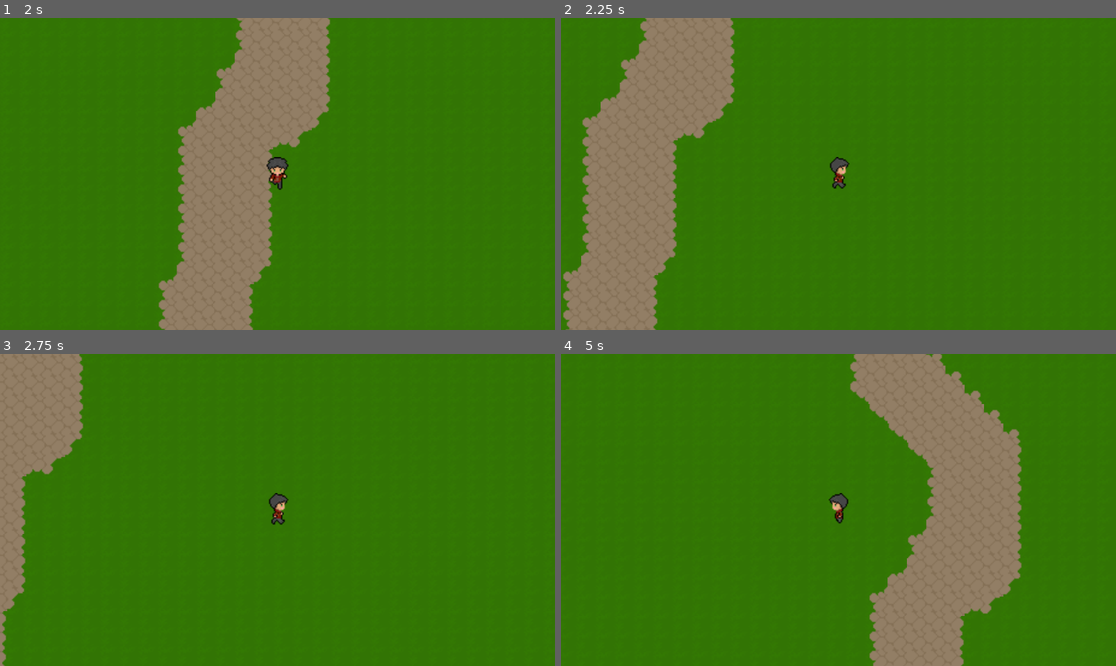
Above: before the commit, frames 1-4 (two rows, left to right).
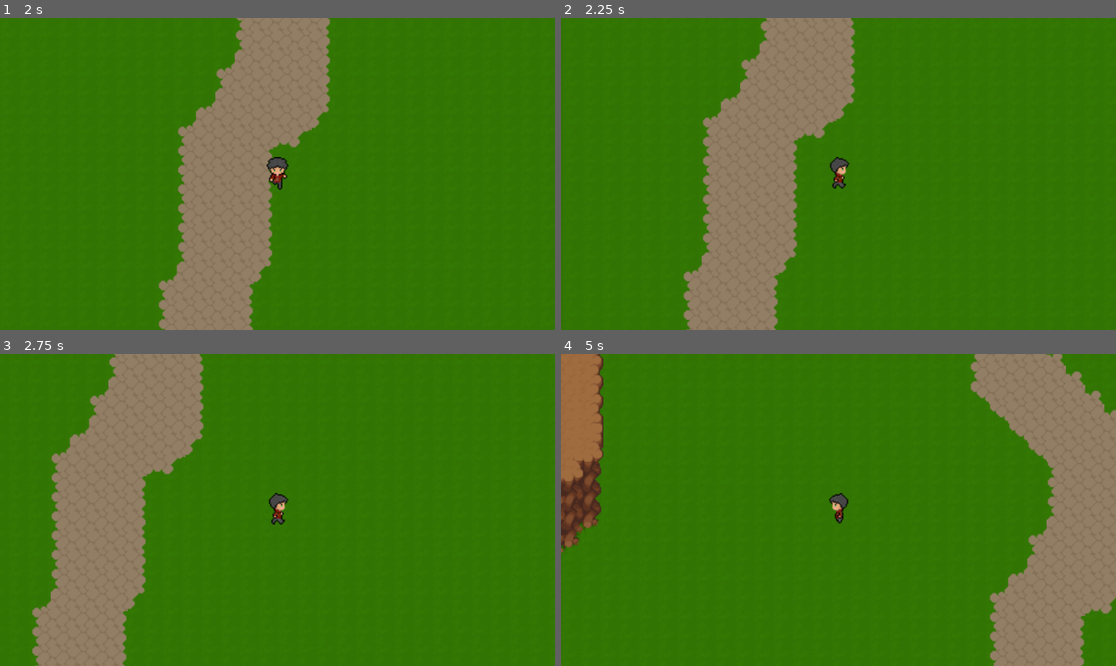
Above: after the commit, the same moments.

Repository: whizary/Pizza-Delivery
Game: Godot game, scene res://main.tscn
Two runs of this game, one before a commit and one after it. Both use one fixed random seed, a clock stepped at 60 frames per second and the inputs below.
Inputs:
- Up to frame 1 (2 s): tap Enter at 0.5 s; hold D (move_right) 0.53-1.28 s; tap Q (KEY_Q) at 0.6 s; hold S (move_down) from 1.28 s (still down); tap Shift at 1.35 s
- Up to frame 2 (2.25 s): release S (move_down) at 2.03 s; hold D (move_right) from 2.03 s (still down); tap Q (KEY_Q) at 2.1 s
- Up to frame 3 (2.75 s): keep holding D (move_right)
- Up to frame 4 (5 s): release D (move_right) at 2.78 s; hold W (move_up) 2.78-3.53 s; tap Shift at 2.85, 4.35 s; hold A (move_left) from 3.53 s (still down); tap Q (KEY_Q) at 3.6 s

Frame 1 is identical in both runs. In frame 2, 35% of the frame differs, in the area x 0-53%, y 0-100%; in frame 3, 25%; in frame 4, 39%, in the area x 0-100%, y 0-100%.

Commit message:
Update movement.gd
Dodge fix och dodge cooldown och sortering av variabler, movement och dodge mechanics

Diff:
--- a/movement.gd
+++ b/movement.gd
@@ -4,32 +4,54 @@
 
 var walk_speed = 150
 var gravity = 0
+var dodgeCD = 2
+var dodgeBool = true
+
+func _process(delta):
+	dodgeCD -= delta
+	if dodgeCD <=0 && dodgeBool == false:
+		dodgeBool = true
 
 func get_input():
 	velocity.x = 0
+	velocity.y = 0
+
+	#VARIABLES
 	var right = Input.is_action_pressed('move_right')
 	var left = Input.is_action_pressed('move_left')
 
-	velocity.y = 0
 	var back = Input.is_action_pressed('move_up')
 	var forward = Input.is_action_pressed('move_down')
 
 	var run = Input.is_key_pressed(KEY_SHIFT)
 	var dodge = Input.is_action_just_pressed("KEY_Q")
 
+	#DODGE MECHANICS
+	if dodge && right && dodgeBool == true:
+		position.x += 100
+		dodgeBool = false
+		dodgeCD = 2
+
+	elif dodge && left && dodgeBool == true:
+		position.x -= 100
+		dodgeBool = false
+		dodgeCD = 2
+
+	elif dodge && back && dodgeBool == true:
+		position.y -= 100
+		dodgeBool = false
+		dodgeCD = 2
+
+	elif dodge && forward && dodgeBool == true:
+		position.y += 100
+		dodgeBool = false
+		dodgeCD = 2
+
+	#MOVEMENT MECHANICS
 	if run:
 		walk_speed = 200
 	elif right || left || back || forward || right && forward || right && back || left && back || left && forward:
 		walk_speed = 150
-
-	if dodge && right:
-		position.x += 100
-	elif dodge && left:
-		position.x -= 100
-	elif dodge && back:
-		position.y -= 100
-	elif dodge && forward:
-		position.y += 100
 
 	if right:
 		velocity.x += walk_speed
@@ -66,7 +88,6 @@
 		velocity.x = -walk_speed * 0.7
 		velocity.y = walk_speed * 0.7
 
-
 func _physics_process(delta):
 	velocity.y += gravity * delta
 	get_input()
